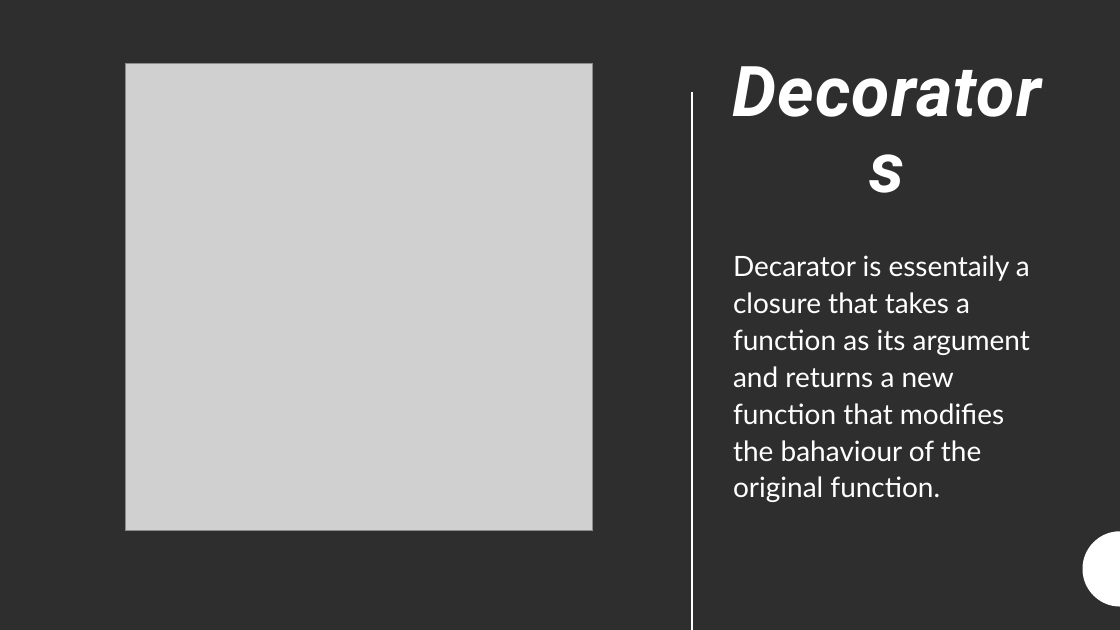
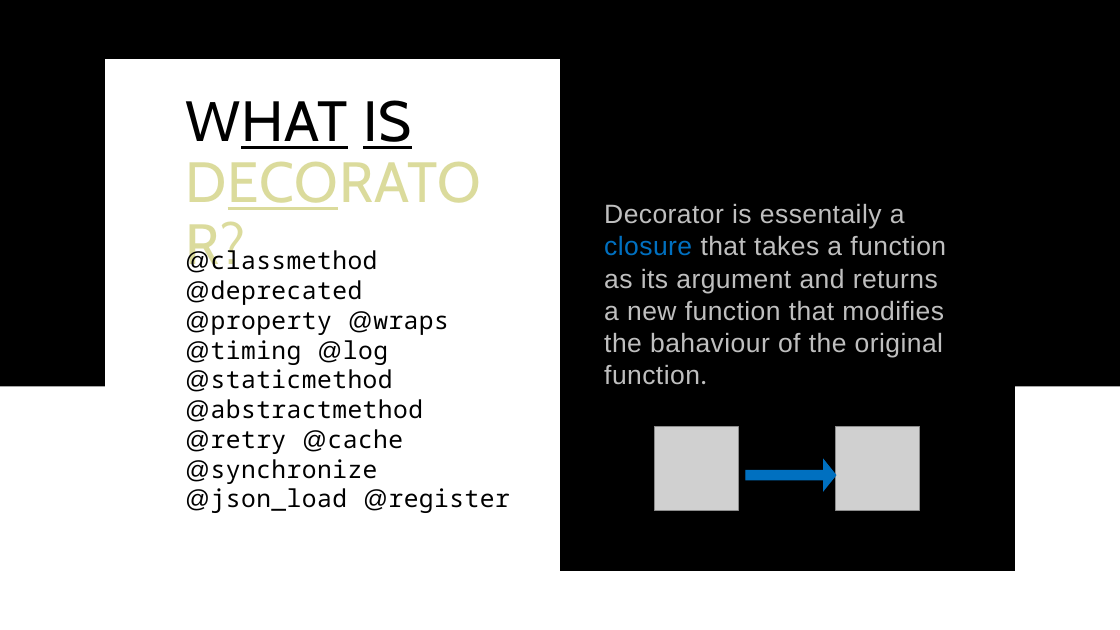
Before and after one commit to Cristi-la/JPWP, a slide deck: slide 12 of Practical use of decorators in Python.pptx. Drawn at 1120x630 pixels with LibreOffice and Linux fonts; fonts in the diff are those of the drawing; grey boxes stand for pictures. Boxes give left, top, right and bottom in pixels: in the first picture for what was removed or moved away, otherwise in the second. Text is boxed around its words. In the diff, an @@ line names an element or a change of style, - is before the commit and + after.

```diff
--- a/Practical use of decorators in Python.pptx
+++ b/Practical use of decorators in Python.pptx
@@ background #2F2F2F to #000000 @@
@@ rectangle at (x1=0, y1=0, x2=1120, y2=630): fill #2F2F2F to #000000 @@
@@ rectangle added at (x1=0, y1=0, x2=1120, y2=208), fill #FFFFFF @@
@@ rectangle added at (x1=105, y1=59, x2=1015, y2=571), fill #000000 @@
@@ rectangle added at (x1=105, y1=59, x2=560, y2=571), fill #FFFFFF @@
@@ title removed at (x1=708, y1=44, x2=1066, y2=220) @@
-Decorators
@@ picture removed at (x1=125, y1=64, x2=592, y2=531) @@
@@ title added at (x1=185, y1=100, x2=724, y2=224), 48.6 pt, text #DBDB9C @@
+WHAT IS DECORATOR?
@@ text "Decorator is essentaily a closure ..." at (x1=604, y1=204, x2=946, y2=385): vertical alignment top to middle @@
@@ line removed from (692, 92) to (692, 630) @@
@@ text at (x1=604, y1=204, x2=946, y2=385): text changed; size 24 to 22.7 pt; font Lato to Arial; text colour #FFFFFF to #BFBFBF @@
-Decarator is essentaily a closure that takes a function as its argument and returns a new function that modifies the bahaviour of the original function.
+Decorator is essentaily a closure that takes a function as its argument and returns a new function that modifies the bahaviour of the original function.
@@ text added at (x1=185, y1=250, x2=510, y2=513), 21.1 pt, text #000000 @@
+@classmethod @deprecated @property @wraps @timing @log @staticmethod @abstractmethod @retry @cache @synchronize @json_load @register
@@ rectangle added at (x1=0, y1=386, x2=1120, y2=630), fill #FFFFFF @@
@@ picture added at (x1=655, y1=427, x2=739, y2=511) @@
@@ picture added at (x1=836, y1=427, x2=920, y2=511) @@
@@ left arrow added at (x1=746, y1=460, x2=836, y2=491), fill #0070C0, outline #0070C0 1 pt @@
@@ freeform shape removed at (x1=1083, y1=531, x2=1120, y2=607) @@
@@ freeform shape removed at (x1=1083, y1=531, x2=1120, y2=607) @@
```
Also in this commit, not shown: 5 other slides changed, 23 slides added, 24 slides removed.
